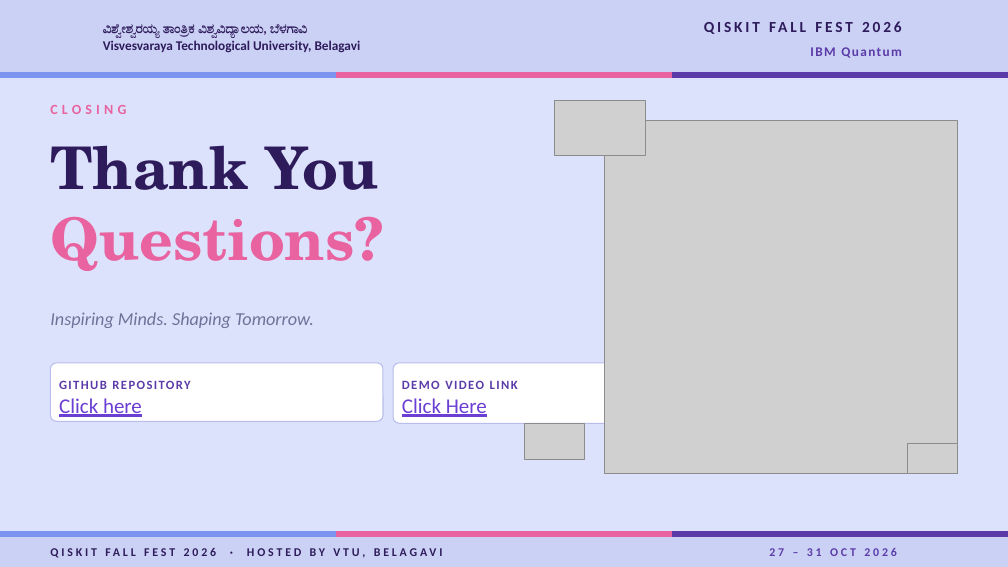
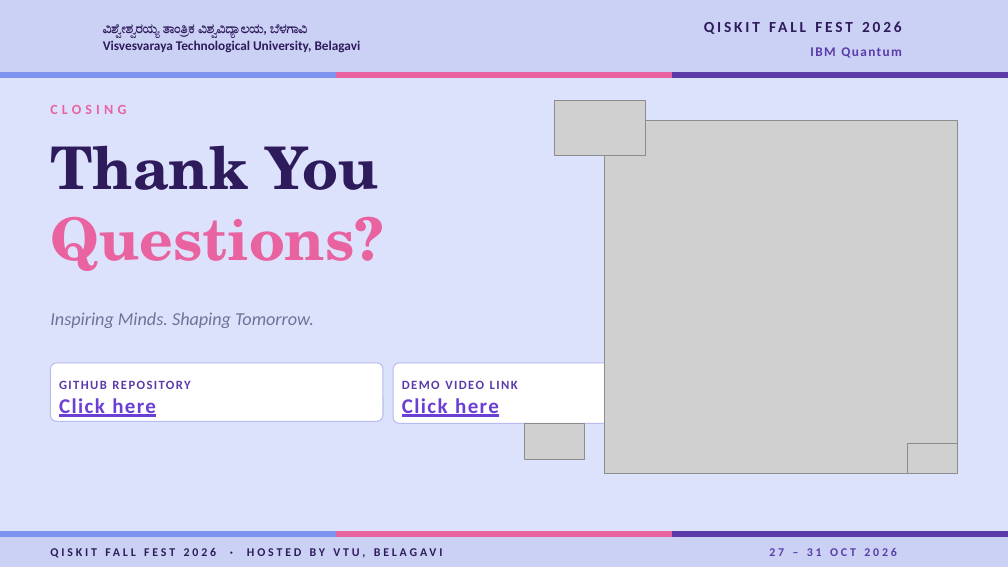
Before and after one commit to Prathamwadiyar/vtu-hc-hacklords, a slide deck: slide 13 of docs/AAROGYAM_QiskitFallFest_Deck.pptx. Drawn at 1008x567 pixels with LibreOffice and Linux fonts; fonts in the diff are those of the drawing; grey boxes stand for pictures; background and template pictures are left out. Boxes give left, top, right and bottom in pixels: in the first picture for what was removed or moved away, otherwise in the second. Text is boxed around its words. In the diff, an @@ line names an element or a change of style, - is before the commit and + after.

Commit message:
docs: update hackathon presentation deck to latest version

```diff
--- a/docs/AAROGYAM_QiskitFallFest_Deck.pptx
+++ b/docs/AAROGYAM_QiskitFallFest_Deck.pptx
@@ text in rounded rectangle at [59,398,156,417]: letter spacing 0 to 1 pt, bold on in "Click here" @@
@@ text in rounded rectangle at [402,398,499,417]: text changed; bold on @@
-Click Here
+Click here
```
Also in this commit, not shown: 1 other file.
